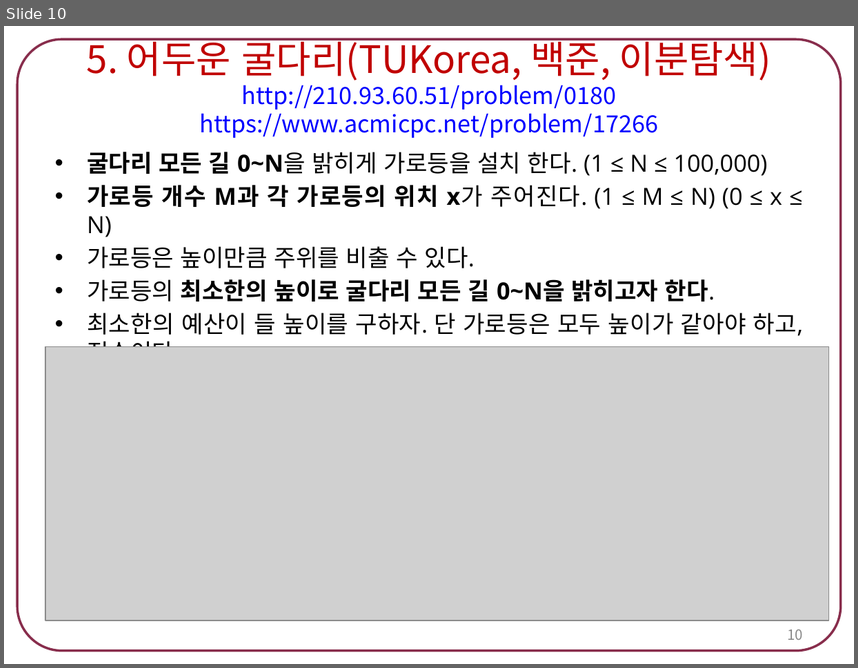
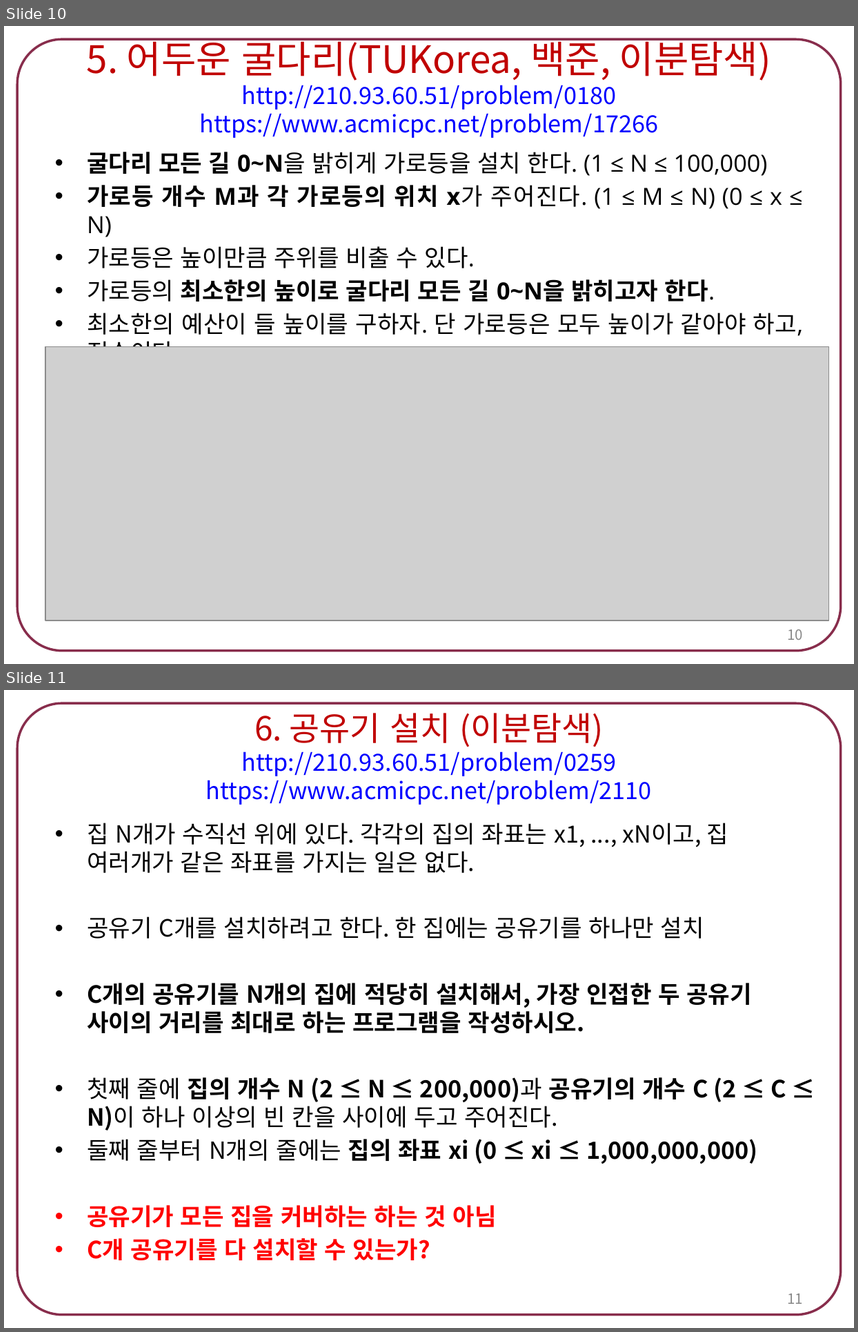
Before and after one commit to chaeeun-dev/CodingTest, a slide deck: 문제해결프로그래밍_숙제/숙제5. 이진탐색 알고리즘.pptx. Shown one above the other, each under a label of ours: slide 10 before the commit, slides 10 and 11 after it. The pictures are 858x668 and 858x1332 pixels, drawn with LibreOffice and Linux fonts; fonts in the diff are those of the drawing; grey boxes stand for pictures. Boxes give left, top, right and bottom in pixels: in the first picture for what was removed or moved away, otherwise in the second. Text is boxed around its words. In the diff, an @@ line names an element or a change of style, - is before the commit and + after.

Commit message:
5장 하는 중

```diff
--- a/문제해결프로그래밍_숙제/숙제5. 이진탐색 알고리즘.pptx
+++ b/문제해결프로그래밍_숙제/숙제5. 이진탐색 알고리즘.pptx
@@ slide 11 added at (4,690,854,1328), background #FFFFFF; not listed: 1 template element that a slide beside it also shows @@
@@ title added at (206,713,652,805), 20 pt, text #0000FF @@
+6. 공유기 설치 (이분탐색)
+http://210.93.60.51/problem/0259
+https://www.acmicpc.net/problem/2110
@@ text added at (87,822,786,1260), 20 pt, text #000000, bold @@
+• 집 N개가 수직선 위에 있다. 각각의 집의 좌표는 x1, ..., xN이고, 집 여러개가 같은 좌표를 가지는 일은 없다.
+• 공유기 C개를 설치하려고 한다. 한 집에는 공유기를 하나만 설치
+• C개의 공유기를 N개의 집에 적당히 설치해서, 가장 인접한 두 공유기 사이의 거리를 최대로 하는 프로그램을 작성하시오.
+• 첫째 줄에 집의 개수 N (2 ≤ N ≤ 200,000)과 공유기의 개수 C (2 ≤ C ≤ N)이 하나 이상의 빈 칸을 사이에 두고 주어진다.
+• 둘째 줄부터 N개의 줄에는 집의 좌표 xi (0 ≤ xi ≤ 1,000,000,000)
+• 공유기가 모든 집을 커버하는 하는 것 아님
+• C개 공유기를 다 설치할 수 있는가?
@@ page number added at (787,1293,803,1303), 12 pt, text #898989 @@
+11
```
Also in this commit, not shown: 1 other slide added, 6 other files.
